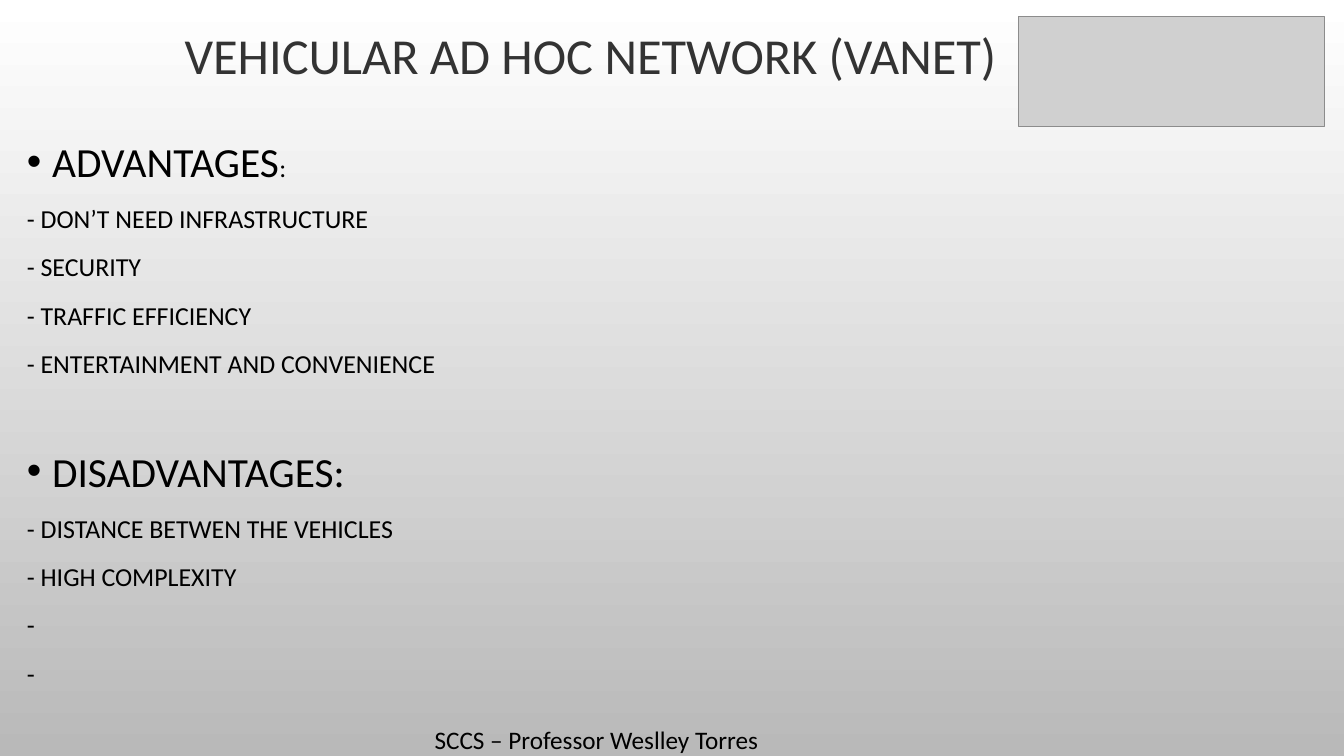
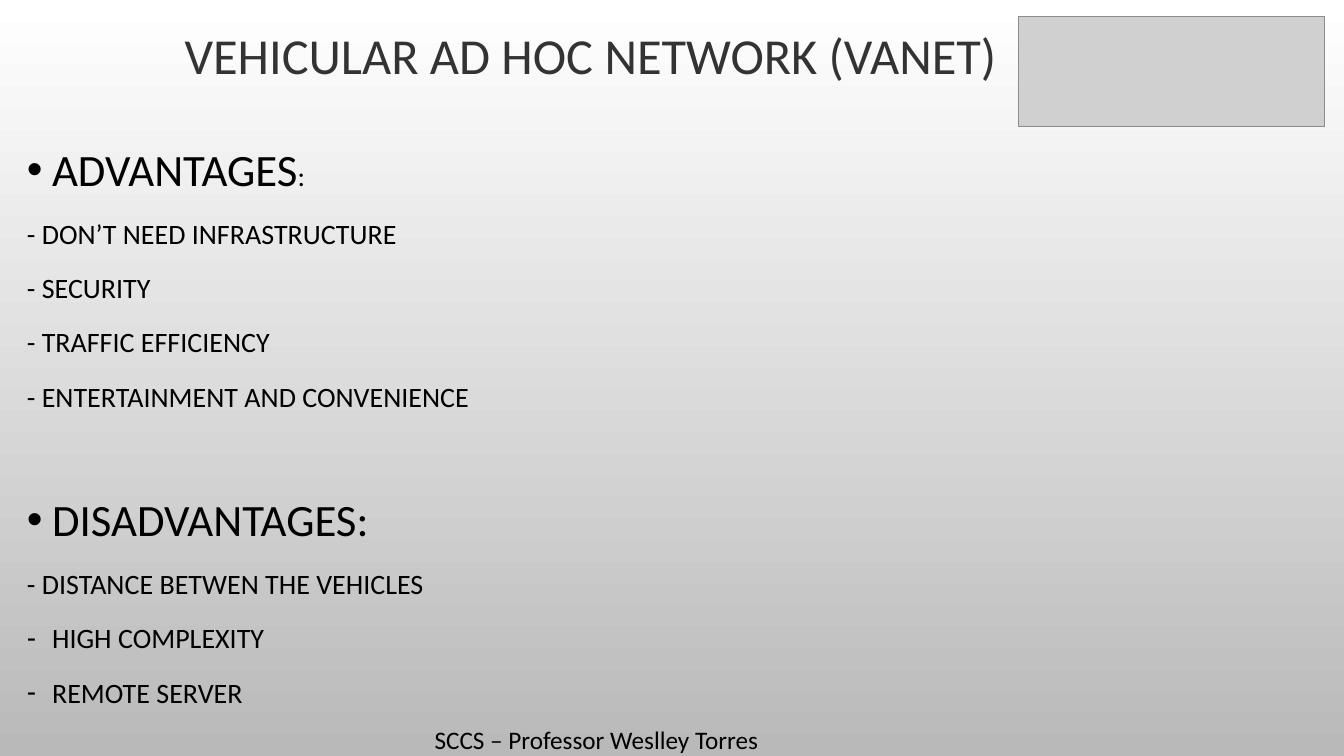
Before and after one commit to Massatoshi/SCCS-Trabalho, a slide deck: slide 5 of PPTS/VANET.pptx (slide 3 before the commit). Drawn at 1344x756 pixels with LibreOffice and Linux fonts; fonts in the diff are those of the drawing; grey boxes stand for pictures; background and template pictures are left out. Boxes give left, top, right and bottom in pixels: in the first picture for what was removed or moved away, otherwise in the second. Text is boxed around its words. In the diff, an @@ line names an element or a change of style, - is before the commit and + after.

```diff
--- a/PPTS/VANET.pptx
+++ b/PPTS/VANET.pptx
@@ text at [42,157,468,594]: size 29.6 to 32 pt in "ADVANTAGES:", "DISADVANTAGES:"; size 18.5 to 20 pt in "ADVANTAGES:", "- DON’T NEED INFRASTRUCTURE", "- SECURITY", "- TRAFFIC EFFICIENCY" and 2 more places; line spacing 1.1 to 1.2 @@
@@ text at [52,630,264,703]: text changed; size 18.5 to 20 pt @@
-- HIGH COMPLEXITY
--
--
+– HIGH COMPLEXITY
+– REMOTE SERVER
```
Also in this commit, not shown: 2 other slides changed, 3 slides added, 1 other file.
